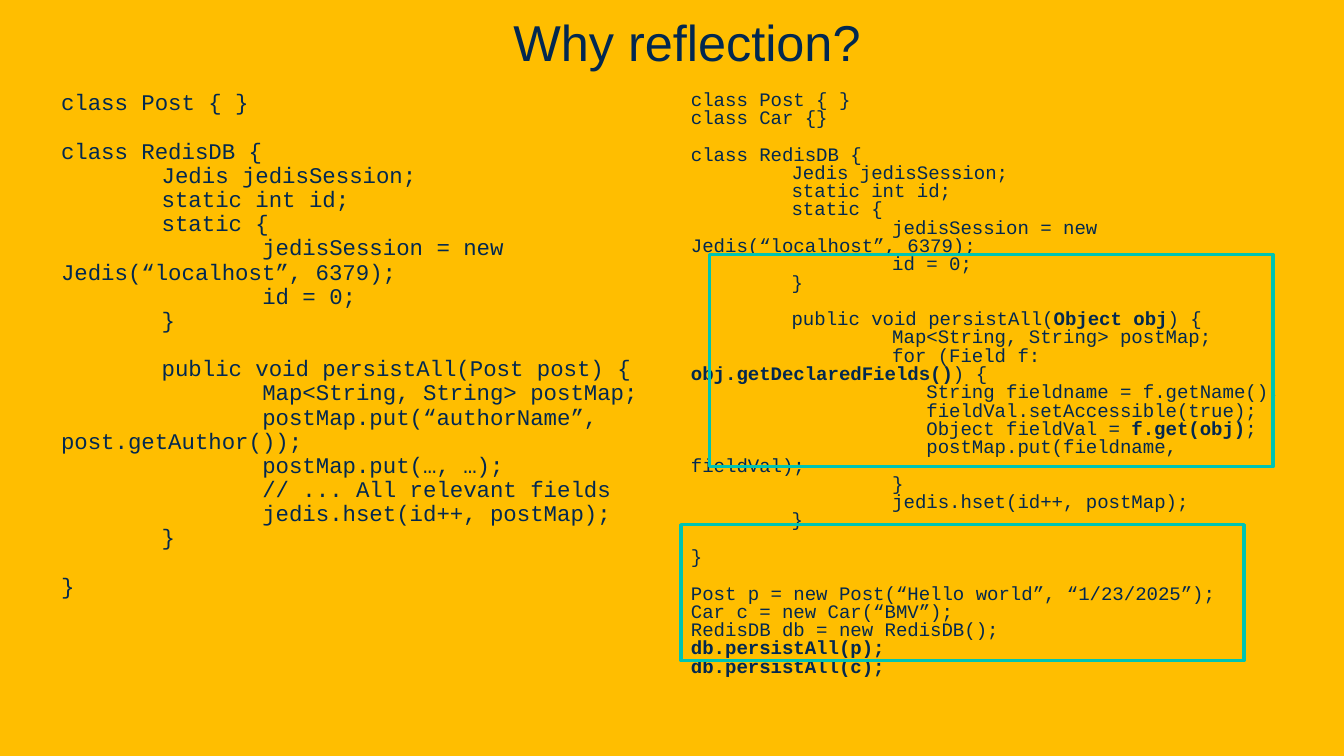
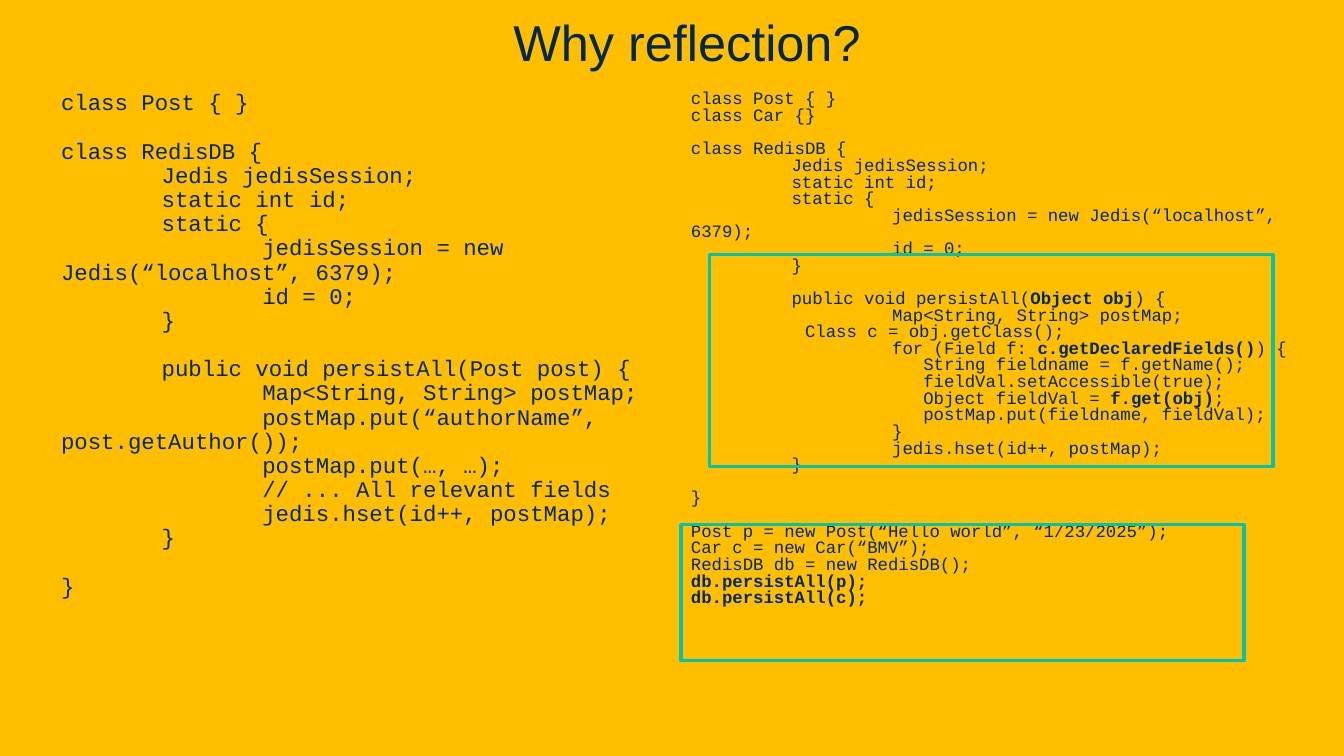
Before and after one commit to davsec-teaching/ECS_160, a slide deck: slide 35 of slides/Reflection.pptx. Drawn at 1344x756 pixels with LibreOffice and Linux fonts; fonts in the diff are those of the drawing; background and template pictures are left out. Boxes give left, top, right and bottom in pixels: in the first picture for what was removed or moved away, otherwise in the second. Text is boxed around its words. In the diff, an @@ line names an element or a change of style, - is before the commit and + after.

Commit message:
update reflection slides Please enter the commit message for your changes. Lines starting

```diff
--- a/slides/Reflection.pptx
+++ b/slides/Reflection.pptx
@@ text at (691,92,1276,607): size 13.6 to 12.4 pt in "class Post { } class Car {}", "class RedisDB {", "Jedis jedisSession;", "static int id;" and 18 more places @@
@@ text at (805,309,1266,360): text changed; size 13.6 to 12.4 pt @@
-Map<String, String> postMap;
-for (Field f: obj.getDeclaredFields()) {
+Map<String, String> postMap;
+Class c = obj.getClass();
+for (Field f: c.getDeclaredFields()) {
```
Also in this commit, not shown: 16 other slides changed, 1 other file.
